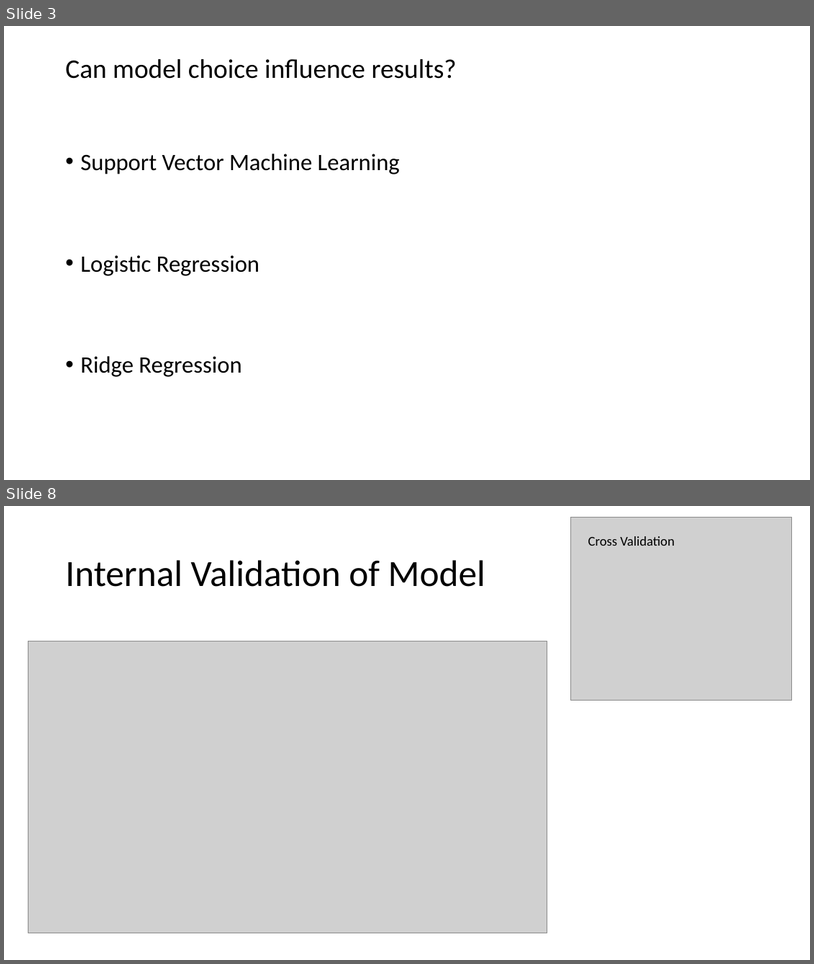
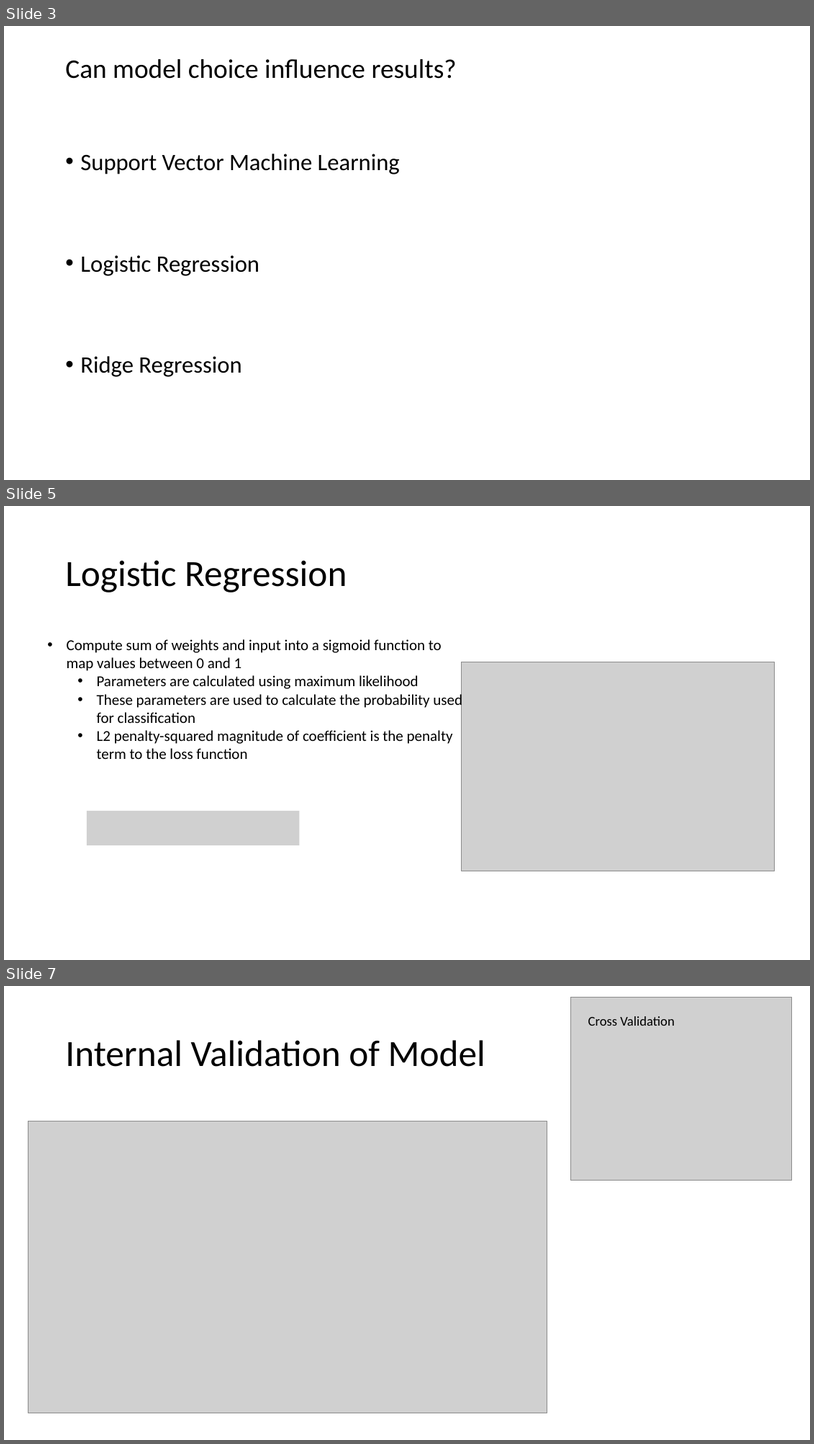
Before and after one commit to GrattonLab/MSC_Alexis, a slide deck: analysis/output/mL/presentation/updated_mL.pptx. Shown one above the other, each under a label of ours: slides 3 and 8 before the commit, slides 3, 5 and 7 after it; the slides between them are not shown. The pictures are 814x964 and 814x1444 pixels, drawn with LibreOffice and Linux fonts; fonts in the diff are those of the drawing; grey boxes stand for pictures. Boxes give left, top, right and bottom in pixels: in the first picture for what was removed or moved away, otherwise in the second. Text is boxed around its words. In the diff, an @@ line names an element or a change of style, - is before the commit and + after.

Commit message:
slides

```diff
--- a/analysis/output/mL/presentation/updated_mL.pptx
+++ b/analysis/output/mL/presentation/updated_mL.pptx
@@ slide 5 added at (x1=4, y1=506, x2=810, y2=960), background #FFFFFF @@
@@ title added at (x1=65, y1=560, x2=347, y2=592), 44 pt, text #000000 @@
+Logistic Regression
@@ text added at (x1=67, y1=639, x2=463, y2=759), 18 pt, text #000000 @@
+• Compute sum of weights and input into a sigmoid function to map values between 0 and 1
+  • Parameters are calculated using maximum likelihood
+  • These parameters are used to calculate the probability used for classification
+  • L2 penalty-squared magnitude of coefficient is the penalty term to the loss function
@@ picture added at (x1=461, y1=662, x2=774, y2=871) @@
@@ picture added at (x1=87, y1=811, x2=300, y2=845) @@
@@ what was slide 8 is now slide 7 @@
```
Also in this commit, not shown: 3 slides changed, 2 slides removed, 8 other files.
